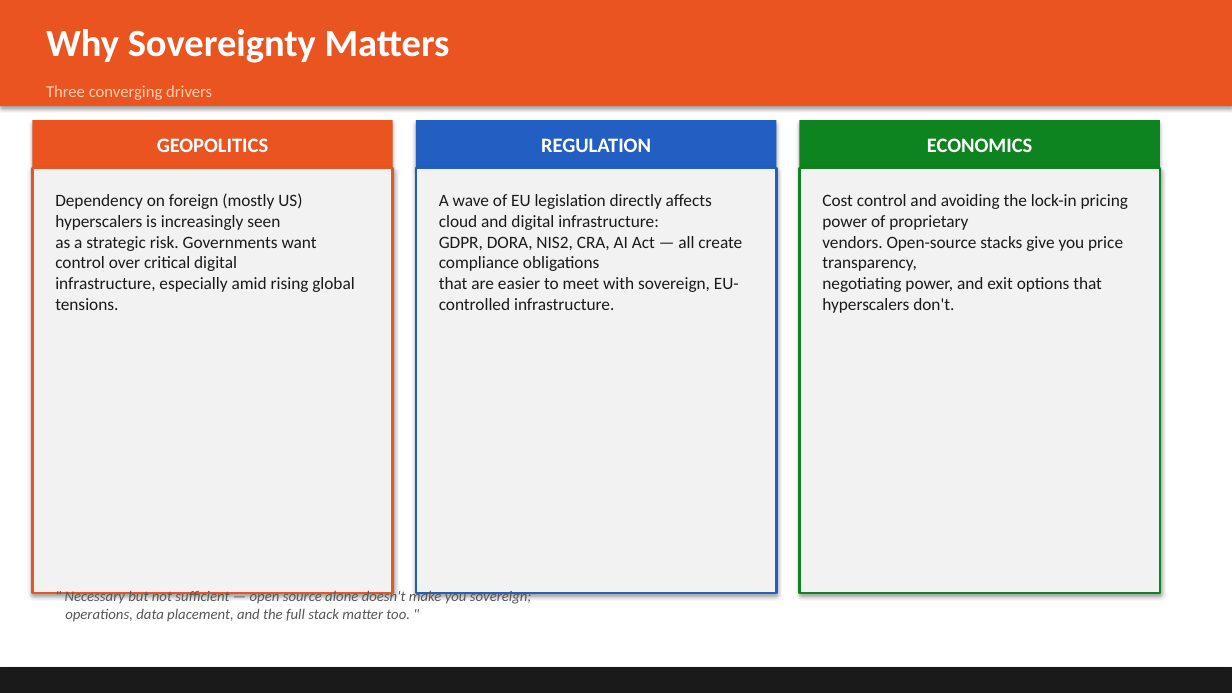
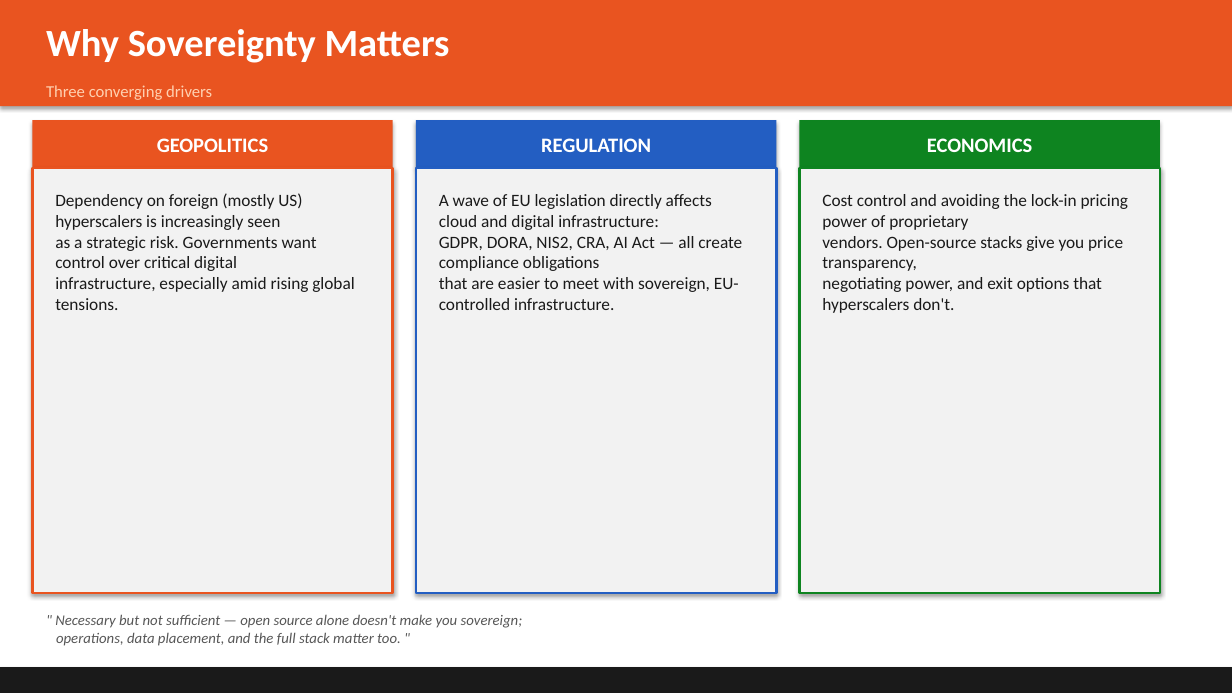
Before and after one commit to aaeu-ihono/cloudsov-tool, a slide deck: slide 3 of attachments/Canonical - Building sovereignity cloud - Event Notes.pptx. Drawn at 1232x693 pixels with LibreOffice and Linux fonts; fonts in the diff are those of the drawing. Boxes give left, top, right and bottom in pixels: in the first picture for what was removed or moved away, otherwise in the second. Text is boxed around its words. In the diff, an @@ line names an element or a change of style, - is before the commit and + after.

```diff
--- a/attachments/Canonical - Building sovereignity cloud - Event Notes.pptx
+++ b/attachments/Canonical - Building sovereignity cloud - Event Notes.pptx
@@ text "" Necessary but not sufficient ...": place and size @@
-text "" Necessary but not sufficient ..." at [65, 588, 532, 622]
+text "" Necessary but not sufficient ..." at [55, 614, 523, 646]
```
Also in this commit, not shown: 4 other files.
